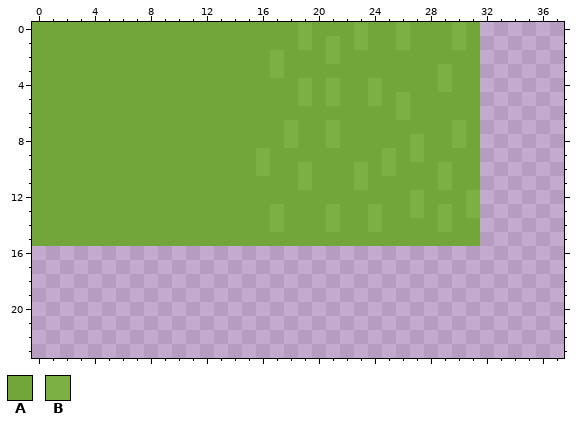
Sprite sheet, stored at assets/sprites/atlases/tiles.png. The picture above is the old version.
The file is 128x128 pixels. Shown: x 0..37, y 0..23.
Palette (. is transparent): A #73a63a  B #7cb045
Pixels before, first column x 0:
 0 AAAAAAAAAAAAAAAAAAABAAABAABAAABA
 1 AAAAAAAAAAAAAAAAAAABABABAABAAABA
 2 AAAAAAAAAAAAAAAAABAAABAAAAAAAAAA
 3 AAAAAAAAAAAAAAAAABAAAAAAAAAAABAA
 4 AAAAAAAAAAAAAAAAAAABABAABAAAABAA
 5 AAAAAAAAAAAAAAAAAAABABAABABAAAAA
 6 AAAAAAAAAAAAAAAAAAAAAAAAAABAAAAA
 7 AAAAAAAAAAAAAAAAAABAABAAAAAAAABA
 8 AAAAAAAAAAAAAAAAAABAABAAAAABAABA
 9 AAAAAAAAAAAAAAAABAAAAAAAABABAAAA
10 AAAAAAAAAAAAAAAABAABAAABABAAABAA
11 AAAAAAAAAAAAAAAAAAABAAABAAAAABAA
12 AAAAAAAAAAAAAAAAAAAAAAAAAAABAAAB
13 AAAAAAAAAAAAAAAAABAAABAABAABABAB
14 AAAAAAAAAAAAAAAAABAAABAABAAAABAA
15 AAAAAAAAAAAAAAAAAAAAAAAAAAAAAAAA
And afterwards:
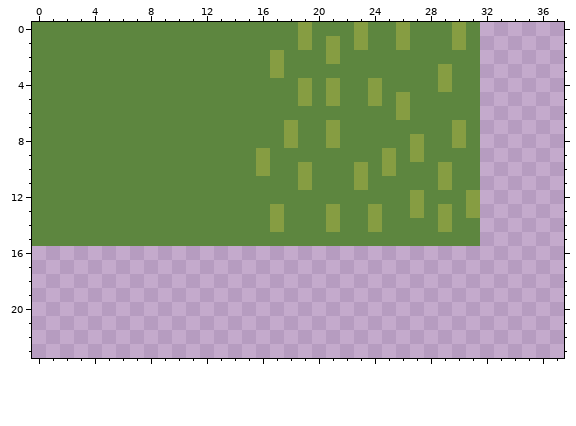
The edit:
Colour A changes from #73a63a to #5d863f.
Colour B changes from #7cb045 to #869d42.
Changed places in both pictures, as pixel boxes (x1, y1, x2, y2):
changed: (32, 22, 480, 246)
